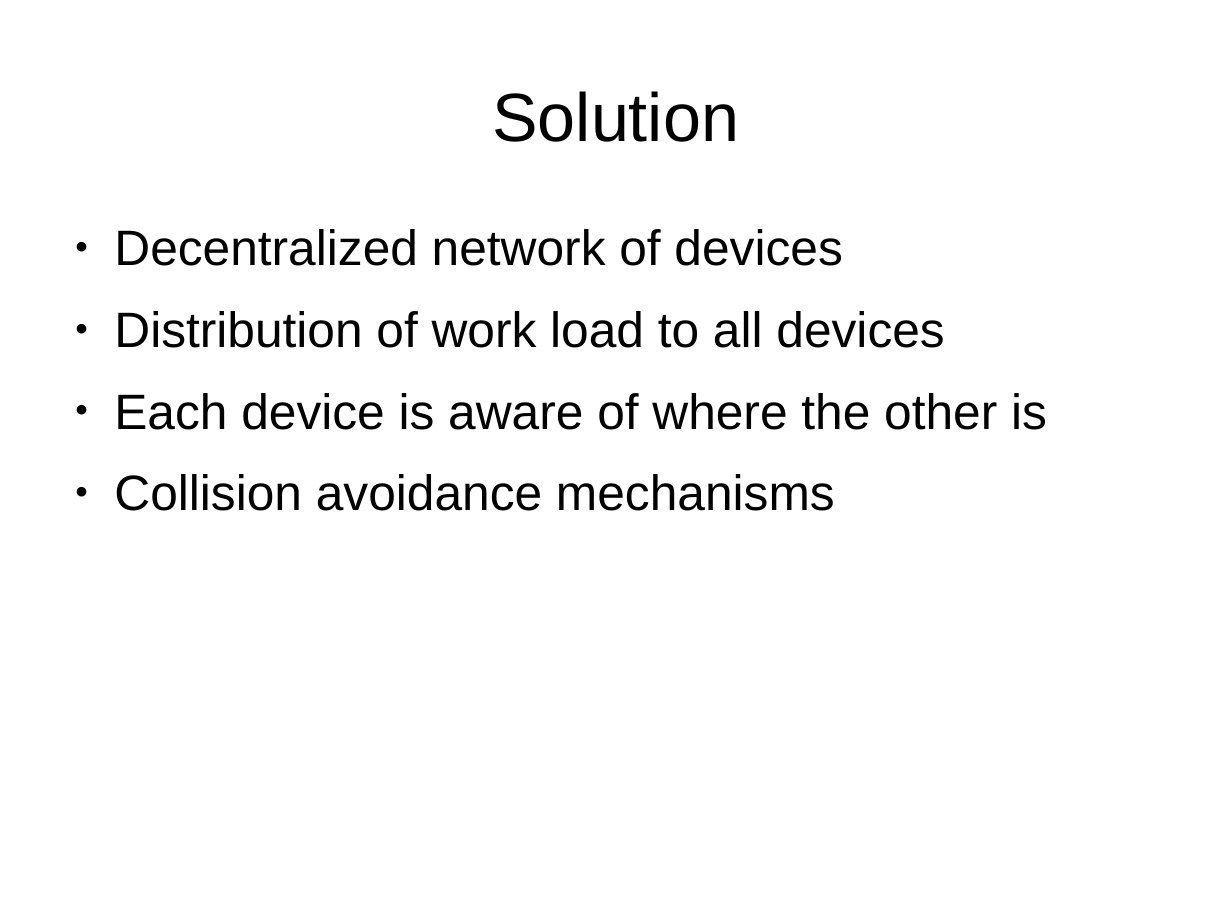
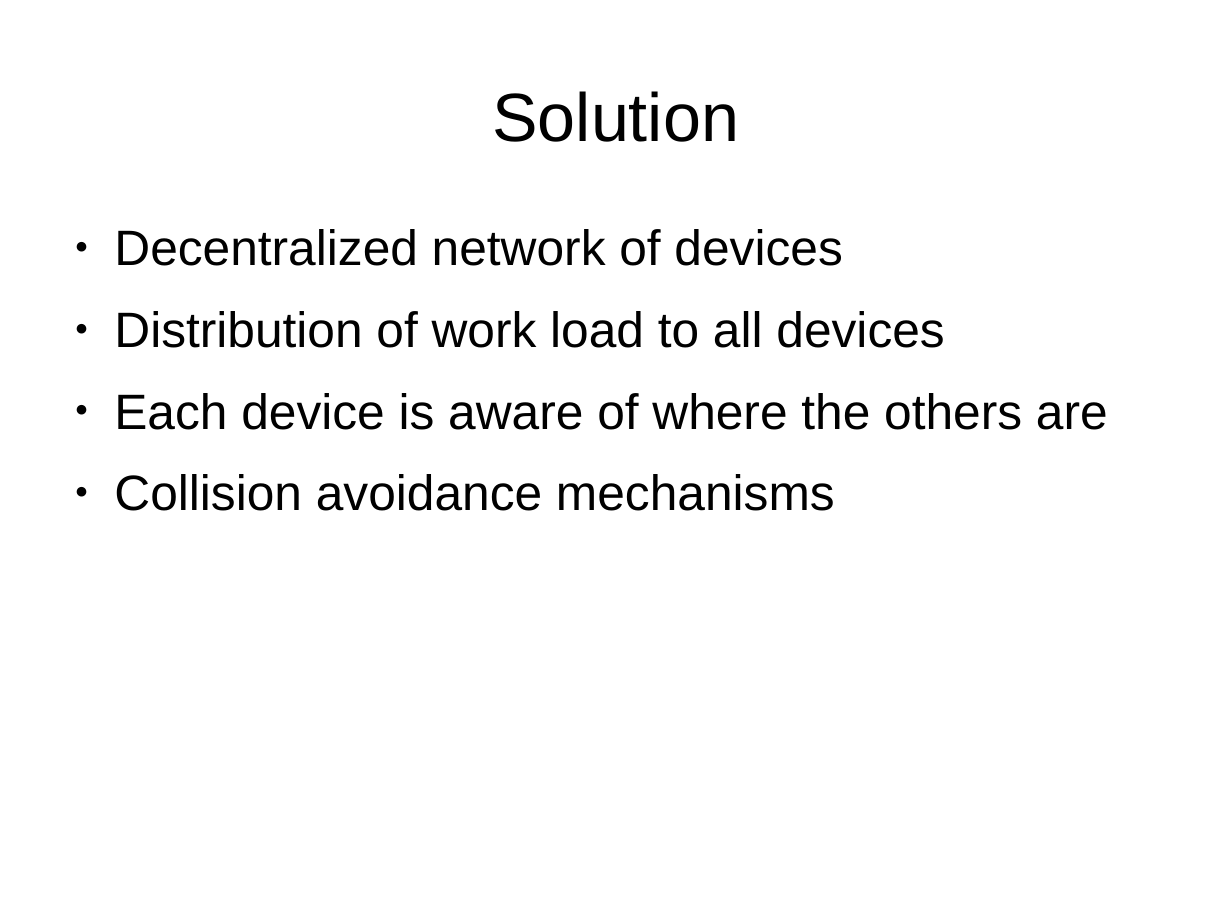
Before and after one commit to andrewazores/Capstone, a slide deck: slide 3 of documentation/problem_statement_presentation.odp. Drawn at 1232x924 pixels with LibreOffice and Linux fonts; fonts in the diff are those of the drawing. Boxes give left, top, right and bottom in pixels: in the first picture for what was removed or moved away, otherwise in the second. Text is boxed around its words. In the diff, an @@ line names an element or a change of style, - is before the commit and + after.

Commit message:
Grammar fix

```diff
--- a/documentation/problem_statement_presentation.odp
+++ b/documentation/problem_statement_presentation.odp
@@ text at box(114, 393, 1108, 430): text changed @@
-● Each device is aware of where the other is
+● Each device is aware of where the others are
```
